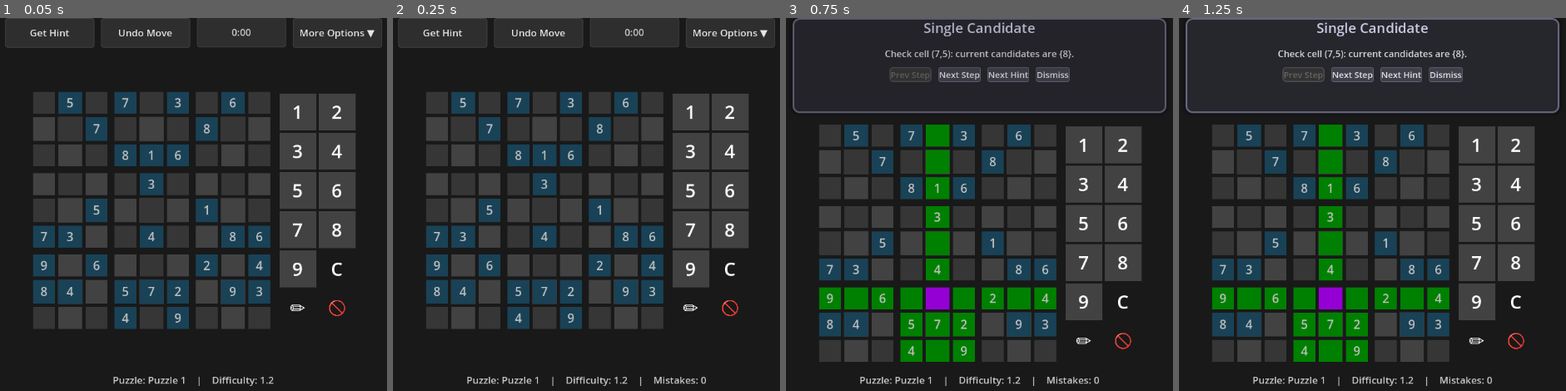
Above: before the commit, frames 1-4 (left to right).
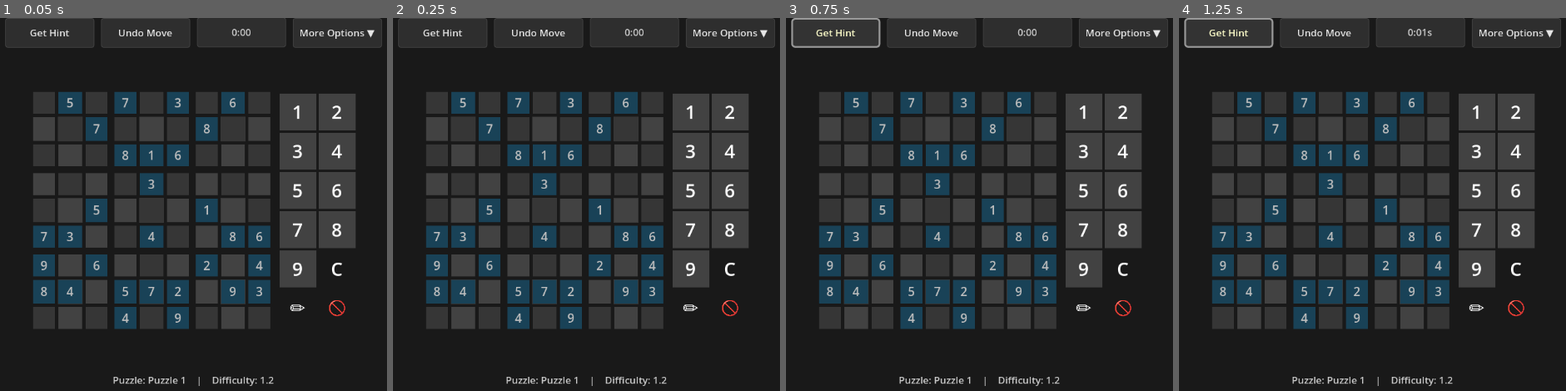
Above: after the commit, the same moments.

Repository: emmertex/nice_sudoku
Game: Godot game, scene res://game_screen.tscn
Two runs of this game, one before a commit and one after it. Both use one fixed random seed, a clock stepped at 60 frames per second and the inputs below.
Inputs:
- Up to frame 1 (0.05 s): no input
- Up to frame 2 (0.25 s): no input
- Up to frame 3 (0.75 s): click "Get Hint" at 0.5 s
- Up to frame 4 (1.25 s): no input

Frame 1 is identical in both runs. In frame 2, 0.7% of the frame differs, in the area x 19-81%, y 96-99%; in frame 3, 37%; in frame 4, 38%, in the area x 1-99%, y 0-99%.
Error after the commit: Parse Error: There is already a for loop iterator named "edge" declared in this scope. (res://hint_generator.gd:1010)

Commit message:
fix: Correct XY-Wing and W-Wing detection logic
- Add XY_WING enum to hint.gd
- Implement dedicated _find_xy_wings() function for 3-cell pattern detection
- Fix W-Wing detection to use conjugate pairs (strong links) instead of weak links
- Update edge building in XY-Chain to only create edges for conjugate pairs
- Add separate W-Wing detection that works with paths of any length

Diff:
--- a/hint.gd
+++ b/hint.gd
@@ -23,6 +23,7 @@
 	JELLYFISH_COL,
 	XY_CHAIN,
 	W_WING,
+	XY_WING,
 	AIC_CHAIN,
 	NISHIO
 }
--- a/hint_generator.gd
+++ b/hint_generator.gd
@@ -545,6 +545,8 @@
 						hints.append(hint)
 
 	# --- Box-Line Reduction (Claiming) ---
+	# --- XY-Wing (detect before XY-Chain as it's simpler) ---
+	_find_xy_wings(hints)
 	# --- XY-Chain and W-Wing ---
 	_find_xy_chains_and_wwings(hints)
 
@@ -687,6 +689,126 @@
 	return hints
 
 
+func _find_xy_wings(hints: Array[Hint]):
+	# XY-Wing: pivot {XY}, wing1 {XZ}, wing2 {YZ}
+	# Pivot sees both wings, wings see each other
+	# Eliminate Z from cells seeing both wings
+
+	# Collect bivalue cells
+	var bivalue_cells: Array = [] # {pos: Vector2i, pair: PackedInt32Array}
+	for r in range(9):
+		for c in range(9):
+			if sudoku.grid[r][c] != 0:
+				continue
+			var cand = _get_candidates(r, c)
+			if cand.cardinality() == 2:
+				var d1 = cand.next_set_bit(0)
+				var d2 = cand.next_set_bit(d1 + 1)
+				bivalue_cells.append({"pos": Vector2i(r, c), "pair": PackedInt32Array([d1, d2])})
+
+	if bivalue_cells.size() < 3:
+		return
+
+	var emitted = {}
+	# Try each cell as pivot
+	for pivot_idx in range(bivalue_cells.size()):
+		var pivot = bivalue_cells[pivot_idx]
+		var pivot_pos = pivot.pos
+		var pivot_pair = pivot.pair
+		var X = pivot_pair[0]
+		var Y = pivot_pair[1]
+
+		# Find wing1: must have {X, Z} where Z != Y, and see pivot
+		for wing1_idx in range(bivalue_cells.size()):
+			if wing1_idx == pivot_idx:
+				continue
+			var wing1 = bivalue_cells[wing1_idx]
+			var wing1_pos = wing1.pos
+			var wing1_pair = wing1.pair
+
+			# Check if wing1 sees pivot
+			if not _are_peers(pivot_pos, wing1_pos):
+				continue
+
+			# Check if wing1 contains X
+			if wing1_pair.find(X) == -1:
+				continue
+
+			# Find Z (the digit in wing1 that's not X)
+			var Z = wing1_pair[0] if wing1_pair[1] == X else wing1_pair[1]
+			if Z == Y:
+				continue  # Must be different from Y
+
+			# Find wing2: must have {Y, Z} and see both pivot and wing1
+			for wing2_idx in range(bivalue_cells.size()):
+				if wing2_idx == pivot_idx or wing2_idx == wing1_idx:
+					continue
+				var wing2 = bivalue_cells[wing2_idx]
+				var wing2_pos = wing2.pos
+				var wing2_pair = wing2.pair
+
+				# Check if wing2 contains both Y and Z
+				if wing2_pair.find(Y) == -1 or wing2_pair.find(Z) == -1:
+					continue
+
+				# Check if wing2 sees pivot
+				if not _are_peers(pivot_pos, wing2_pos):
+					continue
+
+				# Check if wing2 sees wing1 (they should share a unit)
+				if not _are_peers(wing1_pos, wing2_pos):
+					continue
+
+				# Found XY-Wing! Eliminate Z from cells seeing both wings
+				var elim_cells: Array[Vector2i] = []
+				for r in range(9):
+					for c in range(9):
+						if sudoku.grid[r][c] != 0:
+							continue
+						var cell_pos = Vector2i(r, c)
+						if cell_pos == pivot_pos or cell_pos == wing1_pos or cell_pos == wing2_pos:
+							continue
+						if not _get_candidates(r, c).get_bit(Z):
+							continue
+						# Cell must see both wings
+						if _are_peers(cell_pos, wing1_pos) and _are_peers(cell_pos, wing2_pos):
+							elim_cells.append(cell_pos)
+
+				if elim_cells.size() > 0:
+					var key = str(pivot_pos) + ":" + str(wing1_pos) + ":" + str(wing2_pos) + ":" + str(Z)
+					if not emitted.has(key):
+						var hint = Hint.new(Hint.HintTechnique.XY_WING, "")
+						hint.cells.append(pivot_pos)
+						hint.cells.append(wing1_pos)
+						hint.cells.append(wing2_pos)
+						hint.numbers.append(X + 1)
+						hint.numbers.append(Y + 1)
+						hint.numbers.append(Z + 1)
+						hint.elim_cells.append_array(elim_cells)
+						hint.elim_numbers.append(Z + 1)
+
+						var desc = "XY-Wing: Pivot %s {%d/%d}, Wing1 %s {%d/%d}, Wing2 %s {%d/%d}.\n\n" % [
+							_format_cell_list([pivot_pos]), X+1, Y+1,
+							_format_cell_list([wing1_pos]), X+1, Z+1,
+							_format_cell_list([wing2_pos]), Y+1, Z+1
+						]
+						desc += "If pivot is %d, wing1 must be %d, forcing wing2 to be %d.\n" % [X+1, Z+1, Y+1]
+						desc += "If pivot is %d, wing2 must be %d, forcing wing1 to be %d.\n\n" % [Y+1, Z+1, X+1]
+						desc += "Either way, one wing must be %d, so eliminate %d from cells seeing both wings: %s." % [Z+1, Z+1, _format_cell_list(elim_cells)]
+						hint.description = desc
+
+						var s1 = "XY-Wing found: Pivot %s {%d/%d}, Wing1 %s {%d/%d}, Wing2 %s {%d/%d}." % [
+							_format_cell_list([pivot_pos]), X+1, Y+1,
+							_format_cell_list([wing1_pos]), X+1, Z+1,
+							_format_cell_list([wing2_pos]), Y+1, Z+1
+						]
+						hint.add_step(s1, [pivot_pos, wing1_pos, wing2_pos])
+						var s2 = "One wing must be %d, so eliminate %d from cells seeing both wings." % [Z+1, Z+1]
+						hint.add_step(s2, [wing1_pos, wing2_pos], [], [], elim_cells.duplicate(), [Z+1])
+
+						hints.append(hint)
+						emitted[key] = true
+
 func _are_peers(c1: Vector2i, c2: Vector2i) -> bool:
 	if c1.x == c2.x: return true
 	if c1.y == c2.y: return true
@@ -718,48 +840,59 @@
 	for _i in range(nodes.size()): adj.append([])
 
 	for d in range(9):
-		# Rows: link bivalue cells on digit d if they share the row (weak link)
+		# Rows: link bivalue cells on digit d if they form a conjugate pair (exactly 2 in row)
 		for rr in range(9):
 			var node_positions_row: Array[Vector2i] = []
+			var all_positions_row: Array[Vector2i] = []
 			for cc in range(9):
 				if sudoku.grid[rr][cc] == 0 and _get_candidates(rr,cc).get_bit(d):
 					var posr = Vector2i(rr,cc)
+					all_positions_row.append(posr)
 					if pos_to_idx.has(posr): node_positions_row.append(posr)
-			if node_positions_row.size() >= 2:
-				for i in range(node_positions_row.size()):
-					for j in range(i + 1, node_positions_row.size()):
-						var ar = pos_to_idx[node_positions_row[i]]
-						var br = pos_to_idx[node_positions_row[j]]
-						adj[ar].append({"to": br, "digit": d})
-						adj[br].append({"to": ar, "digit": d})
-		# Columns
+			# Only create edges if exactly 2 candidates in row (conjugate pair/strong link)
+			if all_positions_row.size() == 2:
+				if node_positions_row.size() == 2:
+					# Both are bivalue cells
+					var ar = pos_to_idx[node_positions_row[0]]
+					var br = pos_to_idx[node_positions_row[1]]
+					adj[ar].append({"to": br, "digit": d, "strong": true})
+					adj[br].append({"to": ar, "digit": d, "strong": true})
+				elif node_positions_row.size() == 1:
+					# One bivalue cell, one non-bivalue - still a strong link
+					# But we can't link non-bivalue cells in this graph, so skip
+					pass
+		# Columns: conjugate pairs only
 		for cc in range(9):
 			var node_positions_col: Array[Vector2i] = []
+			var all_positions_col: Array[Vector2i] = []
 			for rr in range(9):
 				if sudoku.grid[rr][cc] == 0 and _get_candidates(rr,cc).get_bit(d):
 					var posc = Vector2i(rr,cc)
+					all_positions_col.append(posc)
 					if pos_to_idx.has(posc): node_positions_col.append(posc)
-			if node_positions_col.size() >= 2:
-				for i in range(node_positions_col.size()):
-					for j in range(i + 1, node_positions_col.size()):
-						var ac = pos_to_idx[node_positions_col[i]]
-						var bc = pos_to_idx[node_positions_col[j]]
-						adj[ac].append({"to": bc, "digit": d})
-						adj[bc].append({"to": ac, "digit": d})
-		# Boxes
+			# Only create edges if exactly 2 candidates in column (conjugate pair)
+			if all_positions_col.size() == 2:
+				if node_positions_col.size() == 2:
+					var ac = pos_to_idx[node_positions_col[0]]
+					var bc = pos_to_idx[node_positions_col[1]]
+					adj[ac].append({"to": bc, "digit": d, "strong": true})
+					adj[bc].append({"to": ac, "digit": d, "strong": true})
+		# Boxes: conjugate pairs only
 		for box_idx in range(9):
 			var node_positions_box: Array[Vector2i] = []
+			var all_positions_box: Array[Vector2i] = []
 			for i in range(9):
 				var p = Cardinals.box_to_rc(box_idx, i)
 				if sudoku.grid[p.x][p.y] == 0 and _get_candidates(p.x,p.y).get_bit(d):
+					all_positions_box.append(p)
 					if pos_to_idx.has(p): node_positions_box.append(p)
-			if node_positions_box.size() >= 2:
-				for i in range(node_positions_box.size()):
-					for j in range(i + 1, node_positions_box.size()):
-						var a3 = pos_to_idx[node_positions_box[i]]
-						var b3 = pos_to_idx[node_positions_box[j]]
-						adj[a3].append({"to": b3, "digit": d})
-						adj[b3].append({"to": a3, "digit": d})
+			# Only create edges if exactly 2 candidates in box (conjugate pair)
+			if all_positions_box.size() == 2:
+				if node_positions_box.size() == 2:
+					var a3 = pos_to_idx[node_positions_box[0]]
+					var b3 = pos_to_idx[node_positions_box[1]]
+					adj[a3].append({"to": b3, "digit": d, "strong": true})
+					adj[b3].append({"to": a3, "digit": d, "strong": true})
 
 	# DFS search
 	var emitted = {}
@@ -863,6 +996,61 @@
 				# Finished processing Type-2; continue exploring other paths
 				continue
 
+		# Handle W-Wing: same pair, any path length using strong links
+		if new_path.size() >= 2:
+			var start_pair: PackedInt32Array = nodes[start_idx].pair
+			var end_pair: PackedInt32Array = nodes[next_idx].pair
+			var same_pair = (start_pair[0] == end_pair[0] and end_pair[1] == start_pair[1]) or (start_pair[0] == end_pair[1] and start_pair[1] == end_pair[0])
+			# Check if path uses strong links (all edges should have "strong": true)
+			var all_strong = true
+			for i in range(new_path.size() - 1):
+				var curr_idx_check = new_path[i]
+				var next_idx_check = new_path[i + 1]
+				var found_strong_edge = false
+				for edge in adj[curr_idx_check]:
+					if edge["to"] == next_idx_check and edge.has("strong") and edge["strong"]:
+						found_strong_edge = true
+						break
+				if not found_strong_edge:
+					all_strong = false
+					break
+
+			if same_pair and all_strong and new_path.size() >= 2:
+				var a = nodes[start_idx].pos
+				var b = nodes[next_idx].pos
+				var wwing_key = str(start_idx) + ":" + str(next_idx) + ":wwing:" + str(start_digit)
+				if not emitted.has(wwing_key):
+					# The linking digit is start_digit (the digit used in the path)
+					var linking_digit = start_digit
+					# The eliminated digit is the other one from the pair
+					var elim_digit = start_pair[0] if start_pair[1] == linking_digit else start_pair[1]
+					var elim_cells: Array[Vector2i] = []
+					for r in range(9):
+						for c in range(9):
+							if sudoku.grid[r][c] != 0: continue
+							if not _get_candidates(r,c).get_bit(elim_digit): continue
+							var v = Vector2i(r,c)
+							if _are_peers(v, a) and _are_peers(v, b) and v != a and v != b:
+								elim_cells.append(v)
+					if elim_cells.size() > 0:
+						var hint = Hint.new(Hint.HintTechnique.W_WING, "")
+						for idx in new_path:
+							hint.cells.append(nodes[idx].pos)
+						for v in elim_cells:
+							hint.elim_cells.append(v)
+						hint.elim_numbers.append(elim_digit + 1)
+						var pair_disp = "{" + str(start_pair[0]+1) + "/" + str(start_pair[1]+1) + "}"
+						var s1w = "W-Wing: two bivalue cells %s at %s and %s, linked via conjugate pairs on digit %d." % [pair_disp, _format_cell_list([a]), _format_cell_list([b]), linking_digit + 1]
+						hint.add_step(s1w, [a, b])
+						var s2w = "Thus the other candidate (%d) is synchronized; any cell seeing both endpoints cannot be %d." % [elim_digit + 1, elim_digit + 1]
+						hint.add_step(s2w, [a, b])
+						var s3w = "Eliminate %d from: %s" % [elim_digit + 1, _format_cell_list(elim_cells)]
+						hint.add_step(s3w, [], [], [], elim_cells.duplicate(), [elim_digit + 1])
+						hint.description = s1w + "\n\n" + s2w + "\n\n" + s3w
+						hints.append(hint)
+						emitted[wwing_key] = true
+					# Continue exploring - don't return here
+
 		# Handle Type-1 (endpoints do not share a unit) when chain length >=4 and parity matches
 		if next_active == start_digit and new_path.size() >= 4:
 			var a = nodes[start_idx].pos
@@ -876,7 +1064,7 @@
 				var end_pair: PackedInt32Array = nodes[next_idx].pair
 				var is_two_node = new_path.size() == 2
 				var same_pair = (start_pair[0] == end_pair[0] and start_pair[1] == end_pair[1]) or (start_pair[0] == end_pair[1] and start_pair[1] == end_pair[0])
-				var technique = Hint.HintTechnique.W_WING if is_two_node and same_pair else Hint.HintTechnique.XY_CHAIN
+				var technique = Hint.HintTechnique.XY_CHAIN  # W-Wing already handled above
 				# Determine which digit is eliminated and collect correct targets
 				var elim_digit = start_digit
 				if technique == Hint.HintTechnique.W_WING:
